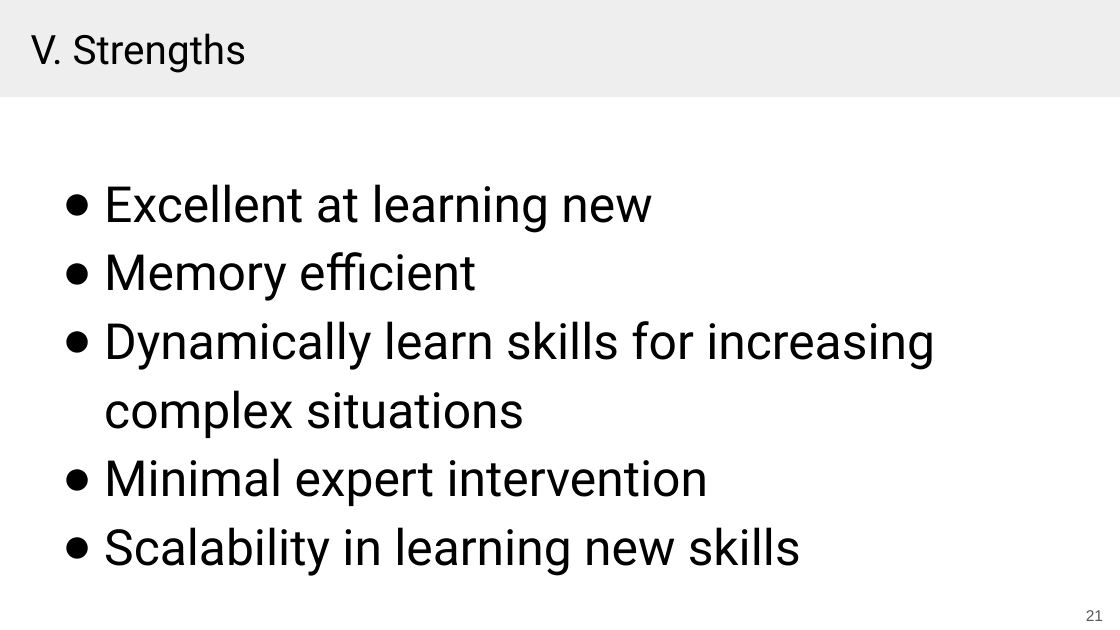
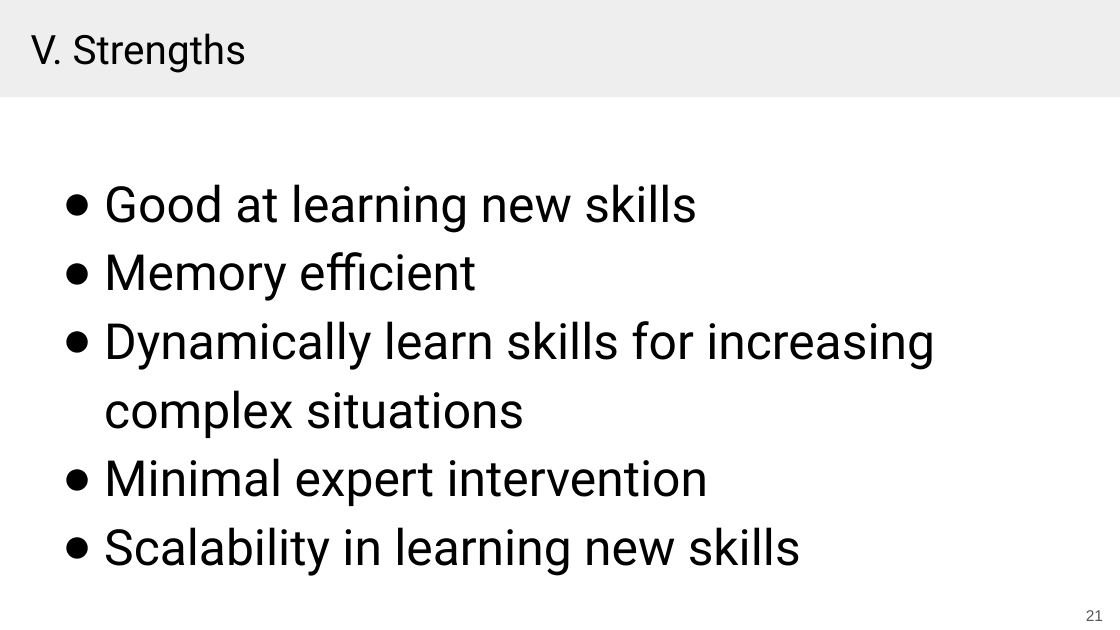
Before and after one commit to Tazering/UVA-CS, a slide deck: slide 21 of CS-6501_Kuo/paper presentation/lifelong_robot_presentation.pptx. Drawn at 1120x630 pixels with LibreOffice and Linux fonts; fonts in the diff are those of the drawing. Boxes give left, top, right and bottom in pixels: in the first picture for what was removed or moved away, otherwise in the second. Text is boxed around its words. In the diff, an @@ line names an element or a change of style, - is before the commit and + after.

```diff
--- a/CS-6501_Kuo/paper presentation/lifelong_robot_presentation.pptx
+++ b/CS-6501_Kuo/paper presentation/lifelong_robot_presentation.pptx
@@ text at (104,184,697,233): text changed @@
-● Excellent at learning new
+● Good at learning new skills
```
Also in this commit, not shown: 3 other files.
